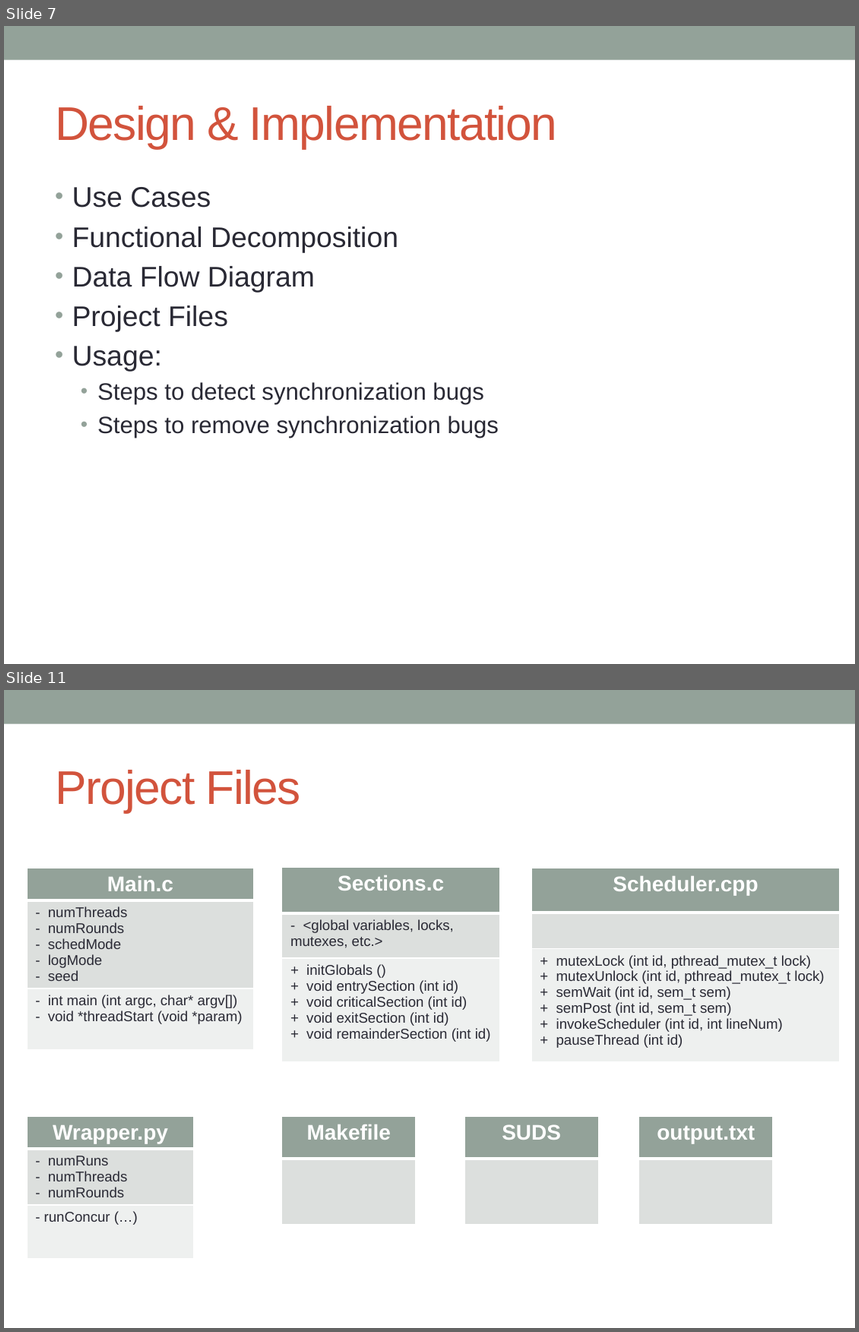
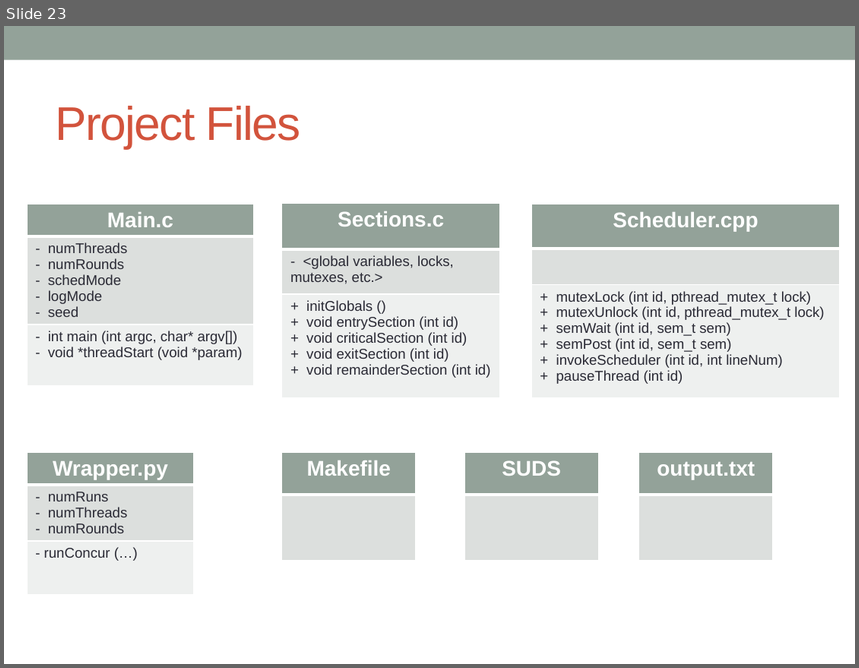
Before and after one commit to concurTestFramework/concurTestFramework, a slide deck: Documents/Concur_Presentation.pptx. Shown one above the other, each under a label of ours: slides 7 and 11 before the commit, slide 23 after it; the slides between them are not shown. The pictures are 859x1332 and 859x668 pixels, drawn with LibreOffice and Linux fonts; fonts in the diff are those of the drawing. Boxes give left, top, right and bottom in pixels: in the first picture for what was removed or moved away, otherwise in the second. Text is boxed around its words. In the diff, an @@ line names an element or a change of style, - is before the commit and + after.

```diff
--- a/Documents/Concur_Presentation.pptx
+++ b/Documents/Concur_Presentation.pptx
@@ slide 7 removed at [4, 26, 855, 664], background #FFFFFF; not listed: 1 template element that a slide beside it also shows @@
@@ title removed at [55, 106, 557, 149] @@
-Design & Implementation
@@ text removed at [72, 187, 500, 438] @@
-• Use Cases
-• Functional Decomposition
-• Data Flow Diagram
-• Project Files
-• Usage:
-  • Steps to detect synchronization bugs
-  • Steps to remove synchronization bugs
@@ what was slide 11 is now slide 23 @@
```
Also in this commit, not shown: 11 slides changed, 9 slides added, 3 other slides removed.
